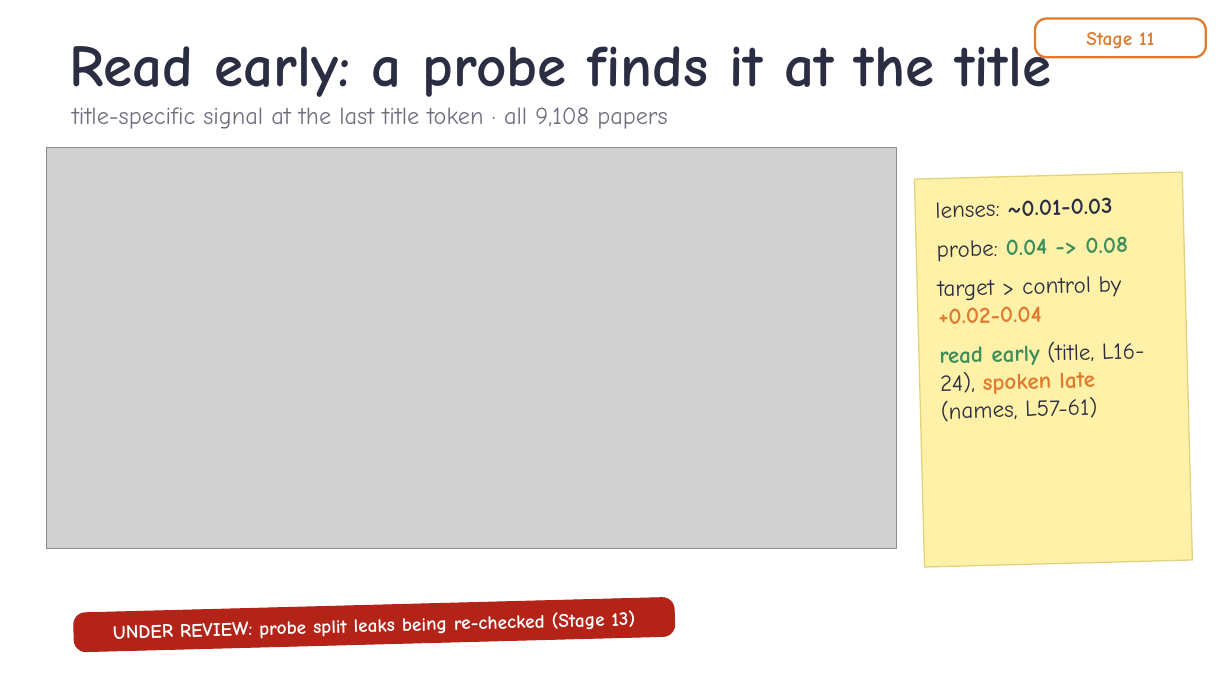
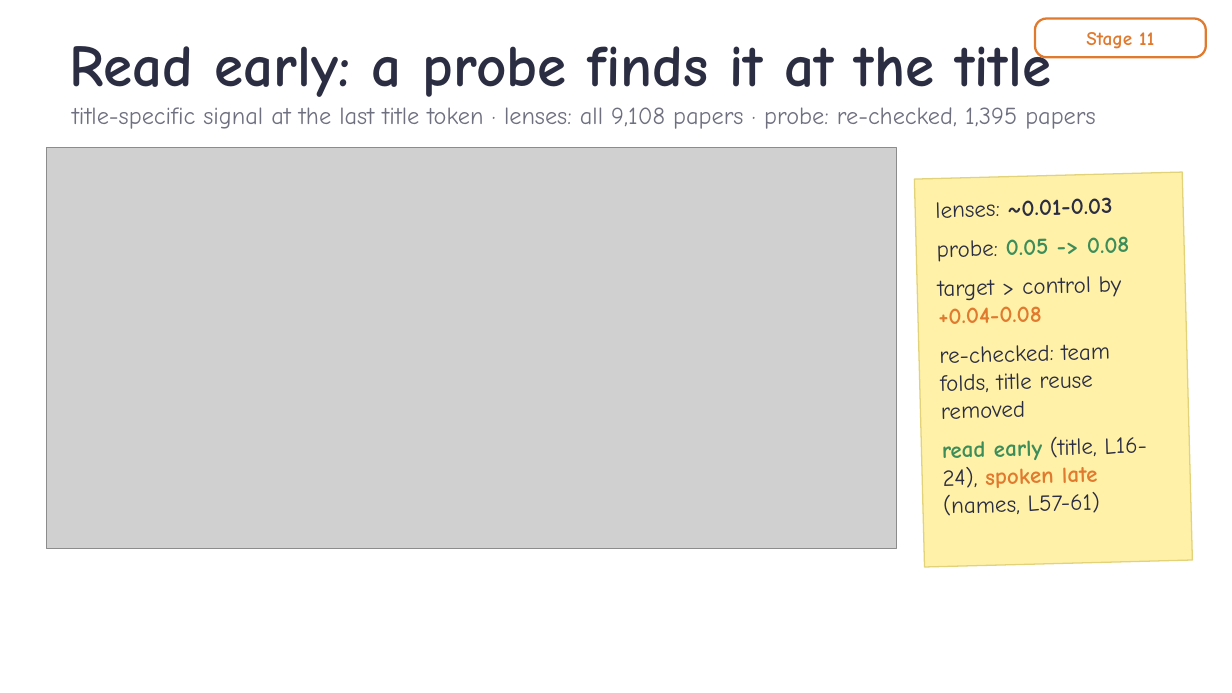
Before and after one commit to ZhiQ1/jlens-authorship-recall, a slide deck: slide 11 of experiment_files/351_stage10/reports/talk/Stage10_author_readout_talk.pptx. Drawn at 1232x693 pixels with LibreOffice and Linux fonts; fonts in the diff are those of the drawing; grey boxes stand for pictures; background and template pictures are left out. Boxes give left, top, right and bottom in pixels: in the first picture for what was removed or moved away, otherwise in the second. Text is boxed around its words. In the diff, an @@ line names an element or a change of style, - is before the commit and + after.

Commit message:
Probe statements rewritten with re-checked numbers (report + deck); under-review markers kept only for the post-title-token wording

```diff
--- a/experiment_files/351_stage10/reports/talk/Stage10_author_readout_talk.pptx
+++ b/experiment_files/351_stage10/reports/talk/Stage10_author_readout_talk.pptx
@@ text at bbox=[72, 107, 1095, 129]: text changed @@
-title-specific signal at the last title token · all 9,108 papers
+title-specific signal at the last title token · lenses: all 9,108 papers · probe: re-checked, 1,395 papers
@@ text in rectangle at bbox=[937, 236, 1129, 419]: text changed @@
-probe: 0.04 -> 0.08
-target > control by +0.02-0.04
+probe: 0.05 -> 0.08
+target > control by +0.04-0.08
+re-checked: team folds, title reuse removed
@@ rounded rectangle removed at bbox=[74, 598, 675, 652] @@
-UNDER REVIEW: probe split leaks being re-checked (Stage 13)
```
Also in this commit, not shown: 1 other slide changed, 9 other files.
